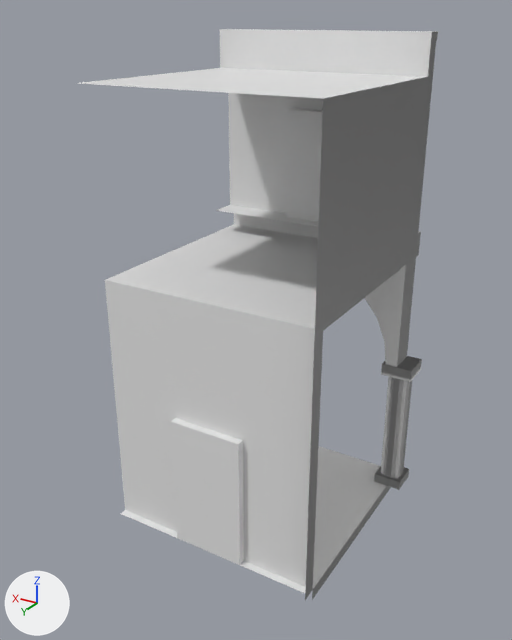
The Blender file assets/eclipse/source/arcade_bay.blend as it was, and as the next commit left it.
Rendered twice from a 50 mm camera at (-4.31, 13.22, 10.02) aimed at (2.35, 2.11, 4.47). The axes (+X, +Y, +Z) are drawn at lower left. The lights are the same throughout. The picture after the commit comes second.

Objects in the first picture: 'bay_back_wall', 'bay_ceiling', 'bay_column_stone', 'bay_cornice', 'bay_door', 'bay_end_caps', 'bay_floor', 'bay_parapet', 'bay_roof', 'bay_start_caps', 'bay_upper_wall', 'bay_window' and 4 more.
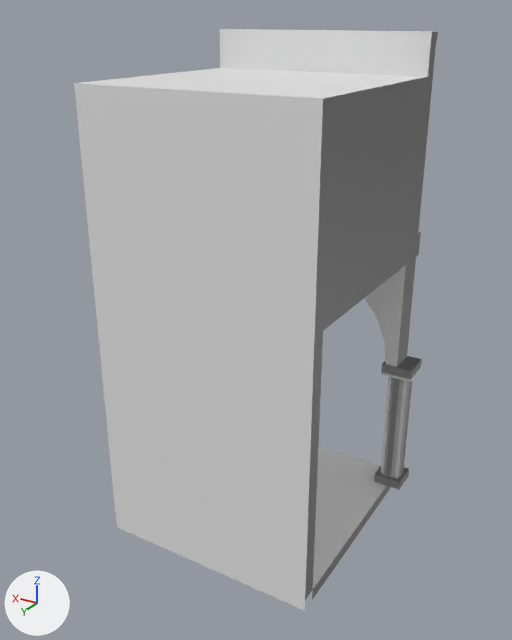
Boxes (x1, y1, x2, y2) around the edits, measured in the pictures (512 x 640 px):
'bay_back_exterior', added: after (74, 83, 323, 611)
'bay_back_wall', unchanged, covered by the edit: before (105, 280, 315, 587)
'bay_ceiling', unchanged, covered by the edit: before (106, 232, 318, 329)
'bay_door', unchanged, covered by the edit: before (171, 422, 240, 565)
'bay_upper_wall', unchanged, covered by the edit: before (228, 93, 323, 213)

Patch to the scene script:
```diff
--- a/assets/eclipse/source/arcade_bay.blend.py
+++ b/assets/eclipse/source/arcade_bay.blend.py
@@ me_bay_back_exterior @@
+me_bay_back_exterior.from_pydata(...)  # 72 vertices, 18 faces; spans x 0.0..4.5, y 4.3, z 0.0..9.0
+me_bay_back_exterior.materials.append(mat_lime)  # white #e7e7e7
@@ ob_bay_back_exterior @@
+ob_bay_back_exterior = bpy.data.objects.new('bay_back_exterior', me_bay_back_exterior)
+ob_bay_back_exterior.location = (0.0, 0.0, 0.0)
```
